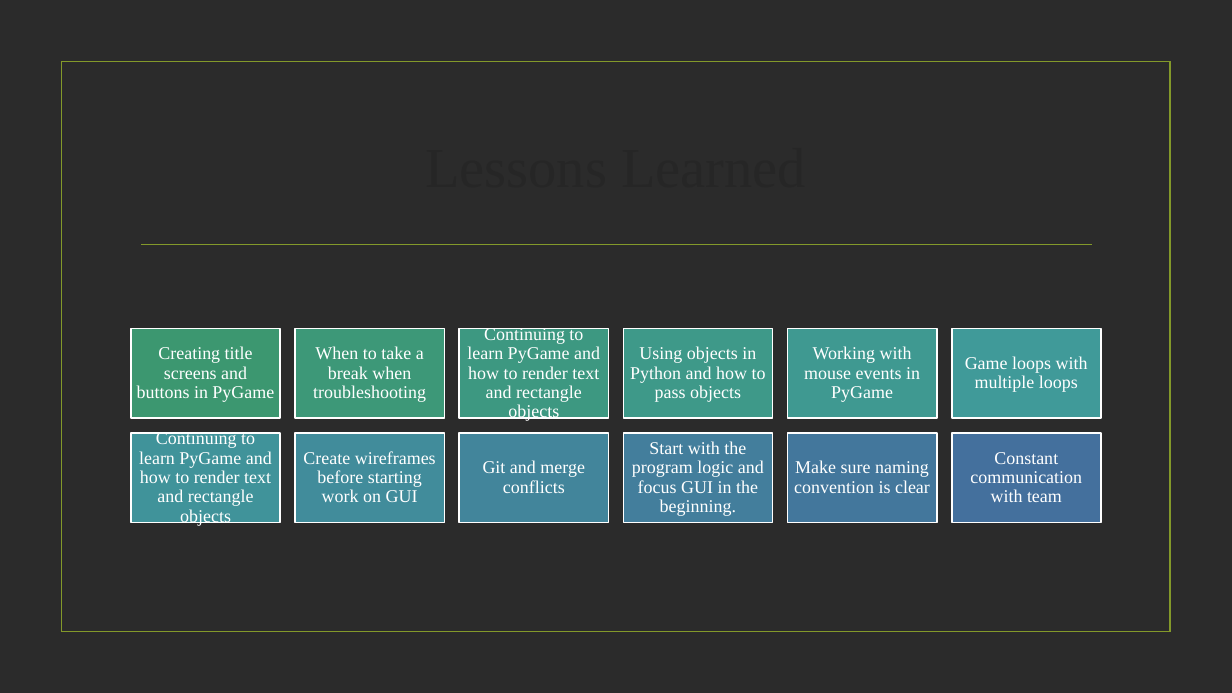
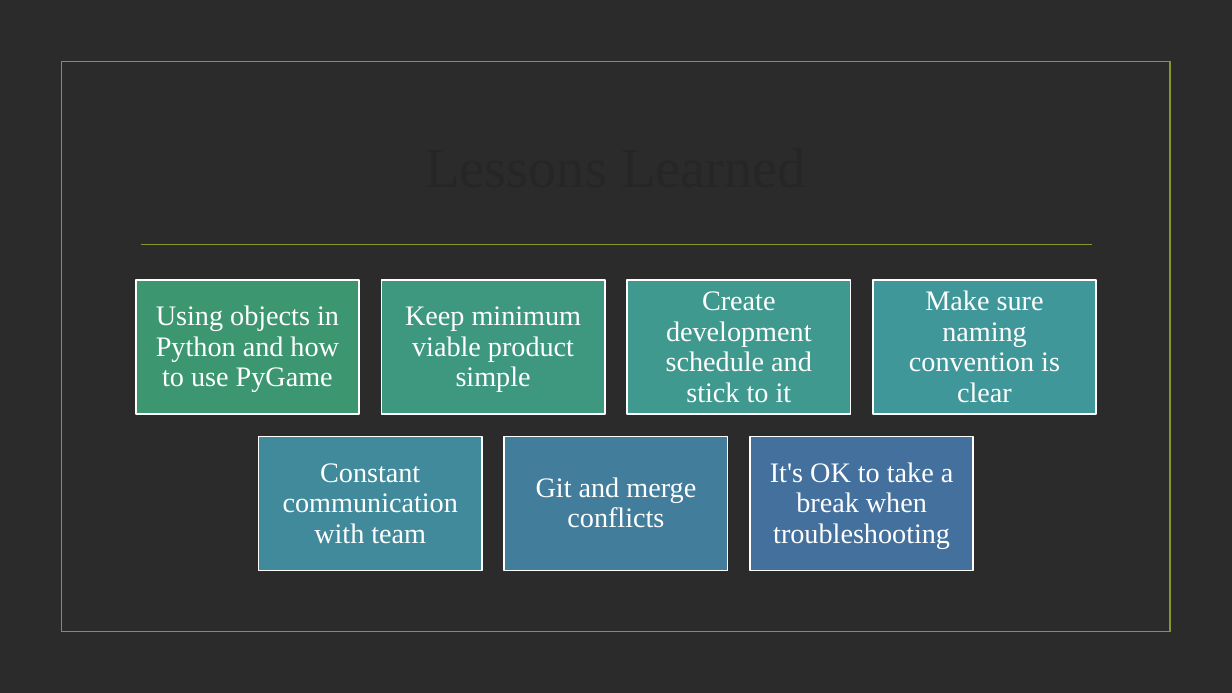
Before and after one commit to vdenys93/scrabble, a slide deck: slide 7 of TechWise_Team_4_-_Project_1_Presentation.pptx. Drawn at 1232x693 pixels with LibreOffice and Linux fonts; fonts in the diff are those of the drawing; background and template pictures are left out; a plain dark background stands for a picture behind light text. Boxes give left, top, right and bottom in pixels: in the first picture for what was removed or moved away, otherwise in the second. Text is boxed around its words. In the diff, an @@ line names an element or a change of style, - is before the commit and + after.

Commit message:
Replace TechWise_Team_4_-_Project_1_Presentation.pptx... Updated Lessons Learned

```diff
--- a/TechWise_Team_4_-_Project_1_Presentation.pptx
+++ b/TechWise_Team_4_-_Project_1_Presentation.pptx
@@ rectangle: place and size @@
-rectangle at <box>131,328,280,418</box>
+rectangle at <box>136,280,360,414</box>
@@ rectangle: place and size @@
-rectangle at <box>459,328,608,418</box>
+rectangle at <box>382,280,605,414</box>
@@ rectangle at <box>382,280,605,414</box>: fill #3D9881 to #3D987F @@
@@ rectangle: place and size @@
-rectangle at <box>624,328,773,418</box>
+rectangle at <box>628,280,851,414</box>
@@ rectangle at <box>628,280,851,414</box>: fill #3E9989 to #3F998E @@
@@ text added at <box>666,291,812,403</box>, 22 pt, text #FFFFFF @@
+Create development schedule and stick to it
@@ text "Make sure naming convention is ...": place and size @@
-text "Make sure naming convention is ..." at <box>794,460,930,493</box>
+text "Make sure naming convention is ..." at <box>909,290,1060,403</box>
@@ rectangle: place and size @@
-rectangle at <box>952,328,1101,418</box>
+rectangle at <box>873,280,1097,414</box>
@@ rectangle at <box>873,280,1097,414</box>: fill #409A99 to #40979A @@
@@ text at <box>156,305,339,392</box>: text changed; size 14 to 22 pt @@
-Using objects in Python and how to pass objects
+Using objects in Python and how to use PyGame
@@ text added at <box>405,306,582,392</box>, 22 pt, text #FFFFFF @@
+Keep minimum viable product simple
@@ size 14 to 22 pt; more space between paragraphs in 3 elements at <box>536,477,696,528</box>, <box>909,290,1060,403</box>, <box>283,463,458,544</box> @@
@@ text "Constant communication with team": place and size @@
-text "Constant communication with team" at <box>970,452,1082,502</box>
+text "Constant communication with team" at <box>283,463,458,544</box>
@@ rectangle: place and size @@
-rectangle at <box>295,433,444,522</box>
+rectangle at <box>259,436,482,570</box>
@@ rectangle at <box>259,436,482,570</box>: fill #418C9B to #418A9B @@
@@ text "Git and merge conflicts": place and size @@
-text "Git and merge conflicts" at <box>483,460,585,493</box>
+text "Git and merge conflicts" at <box>536,477,696,528</box>
@@ rectangle added at <box>505,437,728,571</box>, fill #437D9C, outline #FFFFFF 1.25 pt @@
@@ rectangle: place and size @@
-rectangle at <box>787,433,936,522</box>
+rectangle at <box>750,436,974,570</box>
@@ rectangle at <box>750,436,974,570</box>: fill #43779C to #44709D @@
@@ group removed at <box>131,326,1101,526</box>: 7 texts, 6 rectangles @@
-Creating title screens and buttons in PyGame
-Continuing to learn PyGame and how to render text and rectangle objects
-Working with mouse events in PyGame
-Game loops with multiple loops
-Continuing to learn PyGame and how to render text and rectangle objects
-Create wireframes before starting work on GUI
-Start with the program logic and focus GUI in the beginning.
@@ text at <box>770,462,954,548</box>: text changed; size 14 to 22 pt @@
-When to take a break when troubleshooting
+It's OK to take a break when troubleshooting
```
